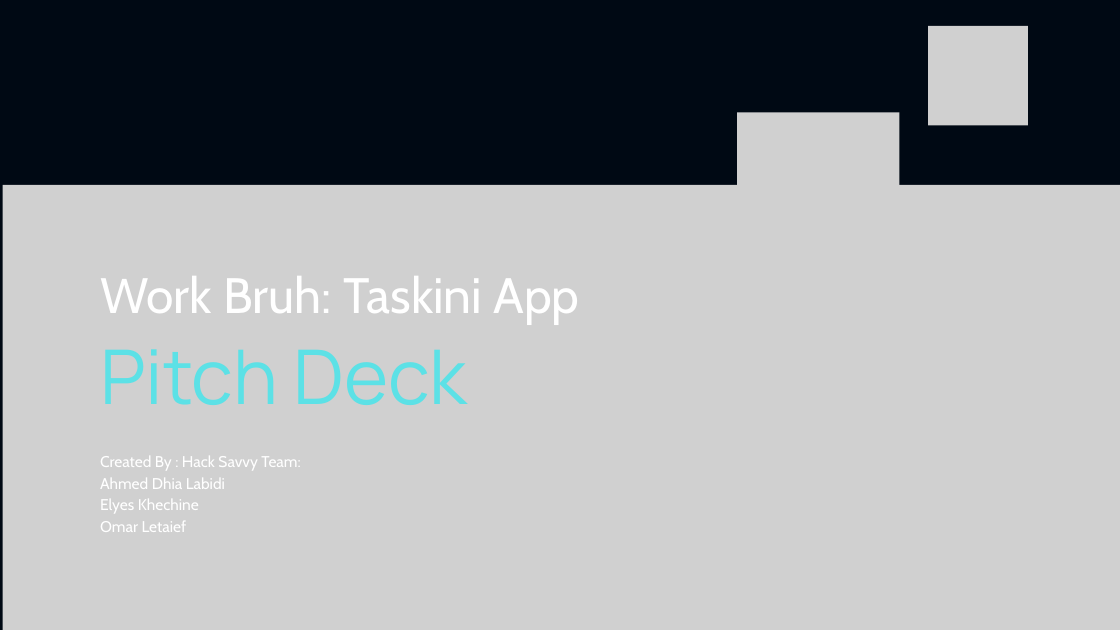
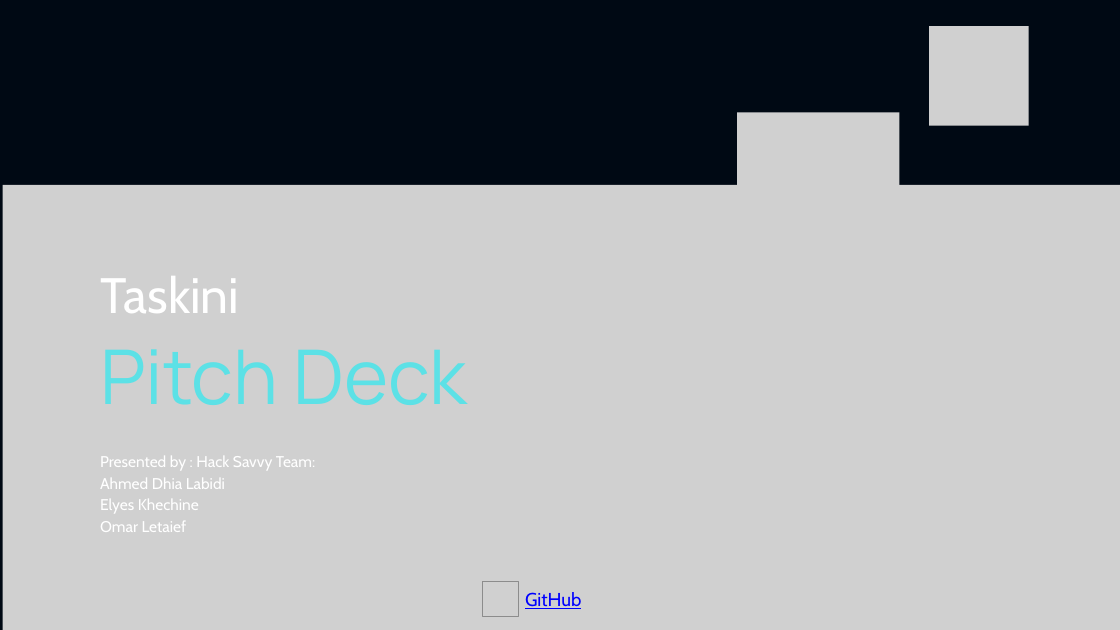
Before and after one commit to ElyesKhechine/hack-the-workplace-taskini-app, a slide deck: slide 1 of deliverables/Presentation/Final_Presentation_V2_Hack_The_Workplace_HackSavvy_Taskini.pptx. Drawn at 1120x630 pixels with LibreOffice and Linux fonts; fonts in the diff are those of the drawing; grey boxes stand for pictures. Boxes give left, top, right and bottom in pixels: in the first picture for what was removed or moved away, otherwise in the second. Text is boxed around its words. In the diff, an @@ line names an element or a change of style, - is before the commit and + after.

```diff
--- a/deliverables/Presentation/Final_Presentation_V2_Hack_The_Workplace_HackSavvy_Taskini.pptx
+++ b/deliverables/Presentation/Final_Presentation_V2_Hack_The_Workplace_HackSavvy_Taskini.pptx
@@ text at [100,276,239,313]: text changed @@
-Work Bruh: Taskini App
+Taskini
@@ text at [100,456,315,470]: text changed @@
-Created By : Hack Savvy Team:
+Presented by : Hack Savvy Team:
@@ picture added at [483,581,518,617] @@
@@ text added at [525,592,581,609], 24 pt, text #0000FF, underline @@
+GitHub
```
Also in this commit, not shown: 1 other file.
